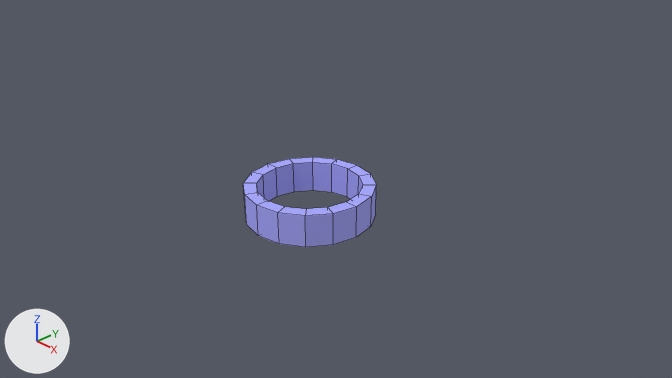
A saved change to the Blender file Project Gamma/Assets/Models/Interactables/Fan.blend.
Camera for both pictures: the file's camera 'Camera'. The axes (+X, +Y, +Z) are drawn at lower left. The lights are the same throughout. Mesh edges are drawn as thin lines.

In view in the first picture: 'Fan'.
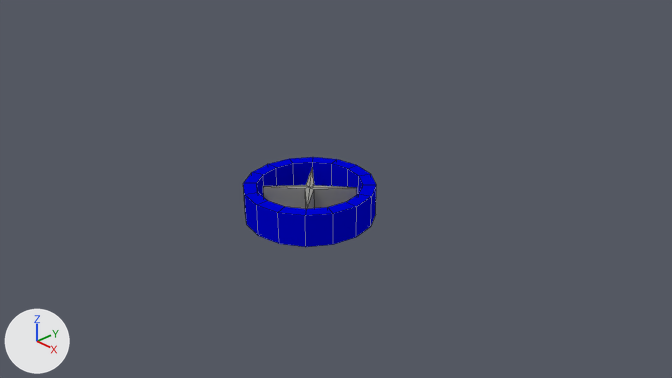
The change, as a list of edits to the scene's bpy script:
```text
Add mat_blue:
    mat_blue = diffuse_material('Blue')
    mat_blue.base_color = (0.0, 0.00118, 0.674)  # blue #0004d6
Add mat_grey:
    mat_grey = diffuse_material('Grey')
    mat_grey.base_color = (0.31, 0.311, 0.291)  # grey #979793
Change me_cylinder:
    where me_cylinder.from_pydata(...)  # 64 vertices, 64 faces; spans x -1.0..1.0, y -1.0..1.0, z -0.25..0.25
    remove me_cylinder.materials.append(mat_fan)  # blue #aaaaff
    add me_cylinder.materials.append(mat_blue)  # blue #0004d6
Add me_star:
    me_star.from_pydata([(0.0, 0.0, 0.2), (0.0, 0.0, -0.2), (0.094, 0.0, 0.2), (0.094, 0.0, -0.2), (0.5, 0.5, 0.2), (0.5, 0.5, -0.2), (0.0, 0.094, 0.2), (0.0, 0.094, -0.2), (-0.5, 0.5, 0.2), (-0.5, 0.5, -0.2), (-0.094, 0.0, 0.2), (-0.094, 0.0, -0.2), (-0.5, -0.5, 0.2), (-0.5, -0.5, -0.2), (0.0, -0.094, 0.2), (0.0, -0.094, -0.2), (0.5, -0.5, 0.2), (0.5, -0.5, -0.2)], [], [(2, 0, 16), (0, 2, 4), (0, 4, 6), (0, 6, 8), (0, 8, 10), (0, 10, 12), (0, 12, 14), (0, 14, 16), (3, 2, 16, 17), (2, 3, 5, 4), (4, 5, 7, 6), (6, 7, 9, 8), (8, 9, 11, 10), (10, 11, 13, 12), (12, 13, 15, 14), (14, 15, 17, 16), (1, 3, 17), (3, 1, 5), (5, 1, 7), (7, 1, 9), (9, 1, 11), (11, 1, 13), (13, 1, 15), (15, 1, 17)])
    me_star.materials.append(mat_grey)  # grey #979793
Add ob_blades:
    ob_blades = bpy.data.objects.new('Blades', me_star)
    ob_blades.location = (0.0, 0.0, 0.25)
```

Boxes (x1, y1, x2, y2) around the edits, measured in the pictures (672 x 378 px):
'Fan', recoloured: (243, 157, 376, 247) in both
'Blades', added: after (263, 168, 357, 209)
